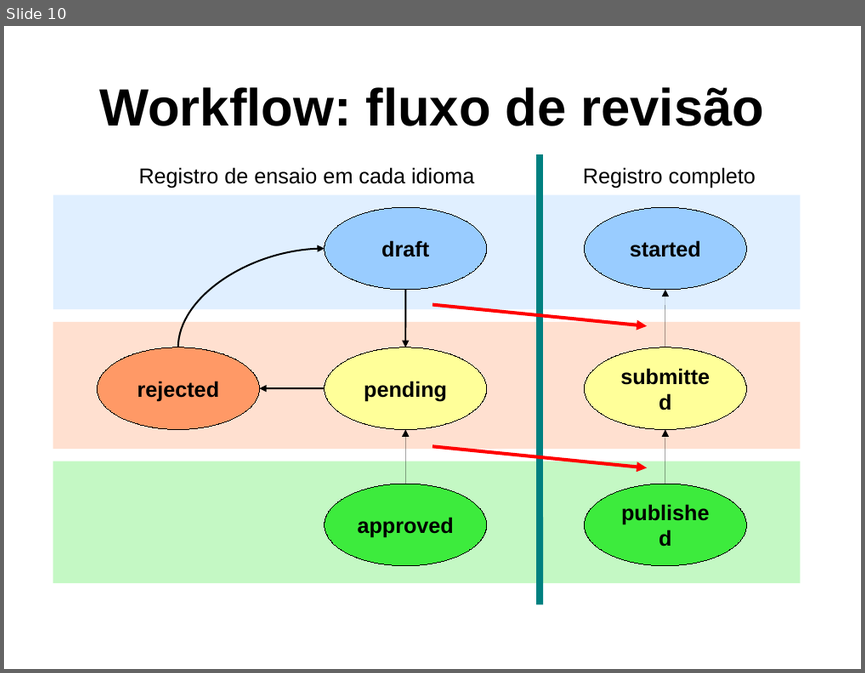
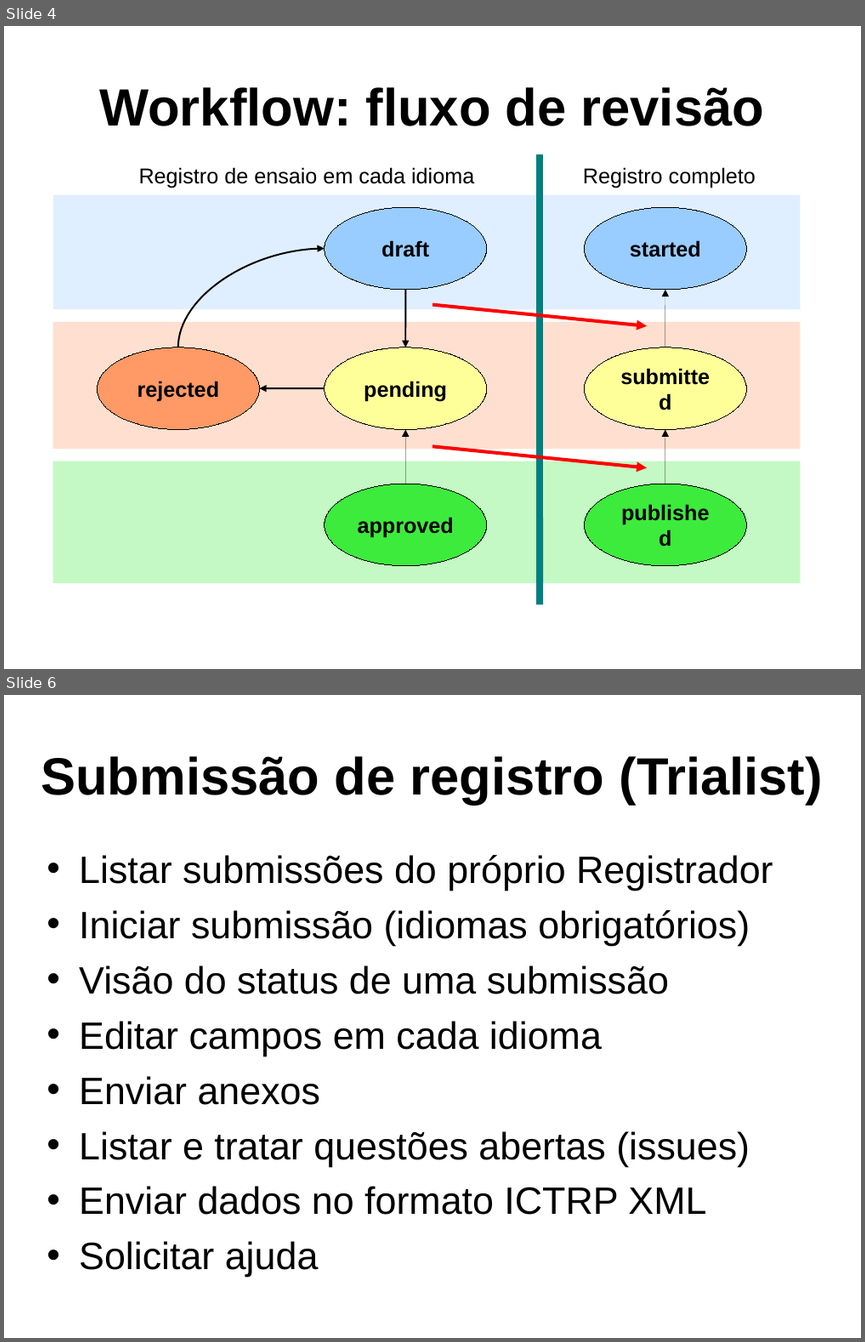
Before and after one commit to frac/opentrials, a slide deck: docs/fiocruz-2009-11.odp. Shown one above the other, each under a label of ours: slide 10 before the commit, slides 4 and 6 after it; the slides between them are not shown. The pictures are 865x673 and 865x1342 pixels, drawn with LibreOffice and Linux fonts; fonts in the diff are those of the drawing; background and template pictures are left out. Boxes give left, top, right and bottom in pixels: in the first picture for what was removed or moved away, otherwise in the second. Text is boxed around its words. In the diff, an @@ line names an element or a change of style, - is before the commit and + after.

```diff
--- a/docs/fiocruz-2009-11.odp
+++ b/docs/fiocruz-2009-11.odp
@@ slide 6 added at [4,695,861,1338], background picture (left out) @@
@@ title added at [41,756,823,805], 44 pt, text #000000, bold @@
+Submissão de registro (Trialist)
@@ text added at [79,855,773,1276], 32 pt, text #000000 @@
+• Listar submissões do próprio Registrador
+• Iniciar submissão (idiomas obrigatórios)
+• Visão do status de uma submissão
+• Editar campos em cada idioma
+• Enviar anexos
+• Listar e tratar questões abertas (issues)
+• Enviar dados no formato ICTRP XML
+• Solicitar ajuda
@@ what was slide 10 is now slide 4 @@
```
Also in this commit, not shown: 2 slides changed, 5 other slides added, 6 slides removed, 2 other files.
